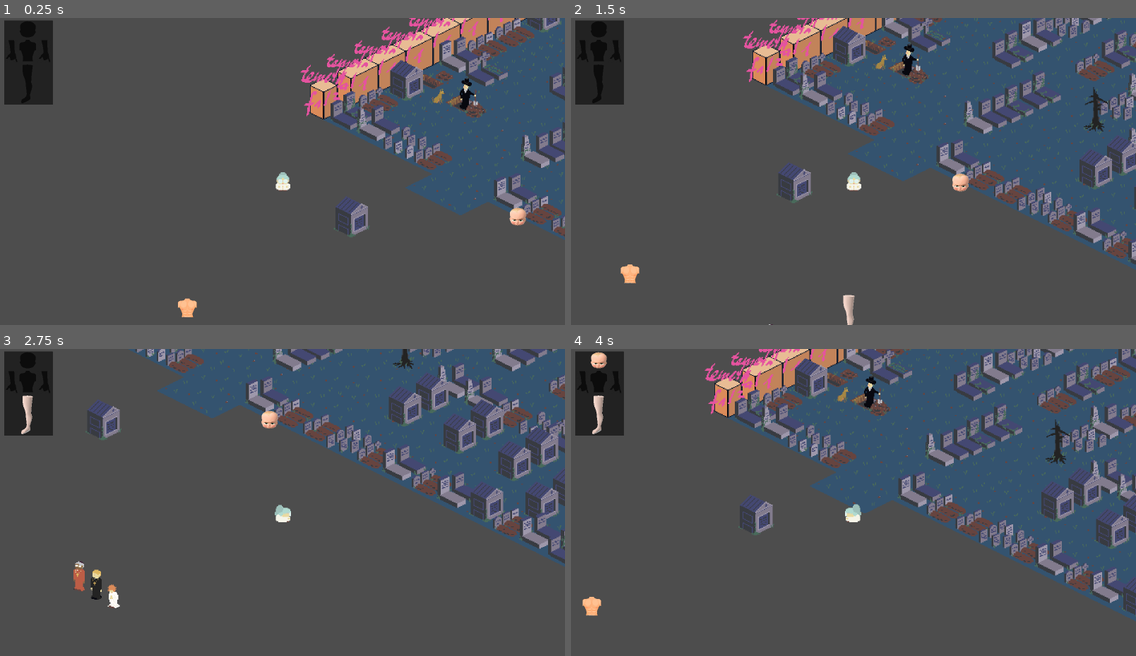
Above: before the commit, frames 1-4 (two rows, left to right).
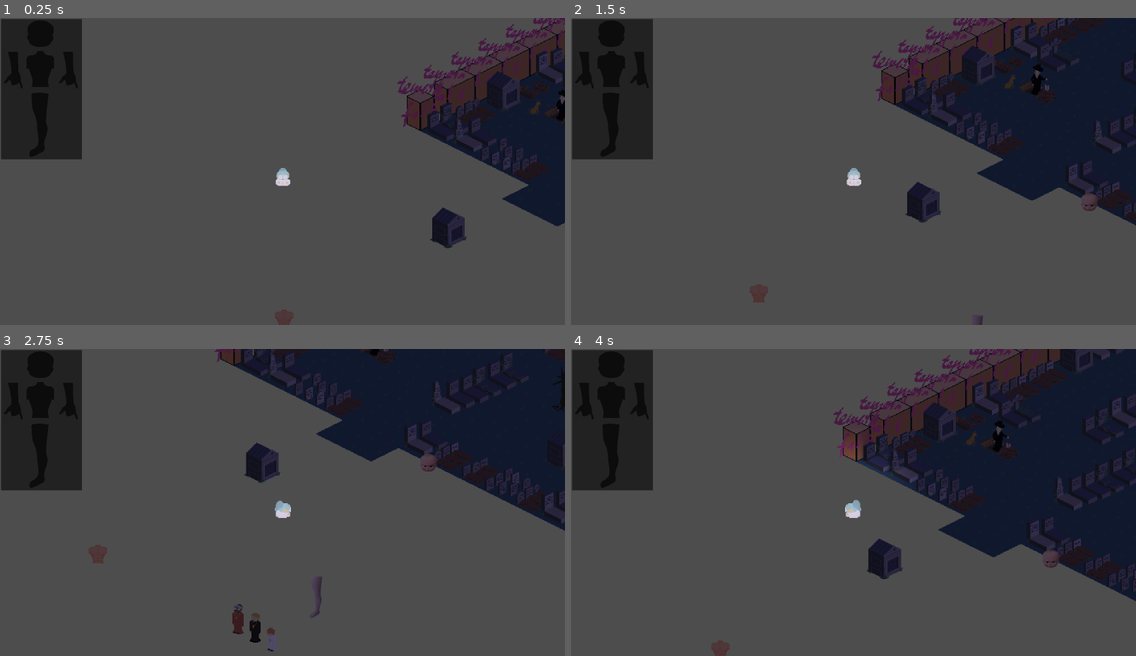
Above: after the commit, the same moments.

Repository: ekaktusz/screamjam2024
Game: Godot game, scene res://Scenes/main.tscn
Same seed, same stepped clock (60 frames per second), same inputs: the game is played once before the commit and once after it.
Inputs:
- Up to frame 1 (0.25 s): no input
- Up to frame 2 (1.5 s): tap Enter at 0.5 s; hold Right (ui_right) 0.53-1.28 s; hold E (interact) 0.53-1.28 s; hold Down (ui_down) from 1.28 s (still down); tap E (interact) at 1.35 s
- Up to frame 3 (2.75 s): release Down (ui_down) at 2.03 s; hold Right (ui_right) from 2.03 s (still down); hold E (interact) from 2.03 s (still down)
- Up to frame 4 (4 s): release Right (ui_right) at 2.78 s; release E (interact) at 2.78 s; hold Up (ui_up) 2.78-3.53 s; tap E (interact) at 2.85 s; hold Left (ui_left) from 3.53 s (still down); hold E (interact) from 3.53 s (still down)

The runs differ from the first frame. In frame 1, 26% of the frame differs, in the area x 0-100%, y 0-100%; in frame 2, 39%; in frame 3, 33%; in frame 4, 45%.

Commit message:
lights better

Diff:
--- a/Scenes/Character/character_body_2d.gd
+++ b/Scenes/Character/character_body_2d.gd
@@ -1,8 +1,8 @@
 extends CharacterBody2D
 
 @onready var sprite_2d: AnimatedSprite2D = $Sprite2D
-@onready var inventory: Control = $Inventory
-const SPEED = 200
+@onready var inventory: Control = $CanvasLayer/Inventory
+const SPEED = 150
 
 const UP_RIGHT: Vector2 = Vector2(0.707107, -0.707107)
 const UP_LEFT:  Vector2 = Vector2(-0.707107, -0.707107)
--- a/Scenes/Character/character_body_2d.tscn
+++ b/Scenes/Character/character_body_2d.tscn
@@ -1,8 +1,7 @@
-[gd_scene load_steps=71 format=3 uid="uid://yspo5jyeg5s0"]
+[gd_scene load_steps=72 format=3 uid="uid://yspo5jyeg5s0"]
 
 [ext_resource type="Script" path="res://Scenes/Character/character_body_2d.gd" id="1_mwy0c"]
 [ext_resource type="PackedScene" uid="uid://bemdgdebmeocr" path="res://Scenes/Inventory/Inventory.tscn" id="2_jtff0"]
-[ext_resource type="Texture2D" uid="uid://m7hhrq6a33bf" path="res://Scenes/Character/lightsource.png" id="3_pr1qh"]
 [ext_resource type="Texture2D" uid="uid://bwkbg2ulhrpbn" path="res://Scenes/Character/assets/main_character_sheet.png" id="4_alshn"]
 
 [sub_resource type="AtlasTexture" id="AtlasTexture_13myu"]
@@ -496,52 +495,67 @@
 "speed": 5.0
 }]
 
-[sub_resource type="CapsuleShape2D" id="CapsuleShape2D_2r3ee"]
+[sub_resource type="Gradient" id="Gradient_8xybn"]
+offsets = PackedFloat32Array(0, 0.653465, 0.742574)
+colors = PackedColorArray(1, 1, 1, 1, 0.0735294, 0.0735294, 0.0735294, 1, 0, 0, 0, 1)
+
+[sub_resource type="GradientTexture2D" id="GradientTexture2D_spata"]
+gradient = SubResource("Gradient_8xybn")
+fill = 1
+fill_from = Vector2(0.5, 0.5)
+
+[sub_resource type="CapsuleShape2D" id="CapsuleShape2D_qs8uo"]
 radius = 5.0
-height = 10.0
+height = 14.0
 
 [node name="CharacterBody2D" type="CharacterBody2D"]
-position = Vector2(1, -3)
+light_mask = 2
 script = ExtResource("1_mwy0c")
 
-[node name="Inventory" parent="." instance=ExtResource("2_jtff0")]
-z_index = 20
+[node name="CanvasLayer" type="CanvasLayer" parent="."]
+
+[node name="Inventory" parent="CanvasLayer" instance=ExtResource("2_jtff0")]
+z_index = 99
 y_sort_enabled = true
-offset_left = -330.0
-offset_top = -182.0
-offset_right = -330.0
-offset_bottom = -182.0
-scale = Vector2(0.1, 0.1)
-
-[node name="PointLight2D" type="PointLight2D" parent="."]
-visible = false
+offset_left = 4.0
+offset_top = 4.0
+offset_right = 4.0
+offset_bottom = 4.0
+scale = Vector2(0.5, 0.5)
+
+[node name="Sprite2D" type="AnimatedSprite2D" parent="."]
+z_index = 99
+sprite_frames = SubResource("SpriteFrames_flx6g")
+animation = &"down"
+
+[node name="PointLight2D2" type="PointLight2D" parent="Sprite2D"]
+self_modulate = Color(1, 1, 1, 0)
 y_sort_enabled = true
-energy = 0.5
+position = Vector2(0.375999, 8)
+scale = Vector2(1.887, 2)
+energy = 0.3
+shadow_enabled = true
+shadow_filter = 1
+shadow_filter_smooth = 7.0
+texture = SubResource("GradientTexture2D_spata")
+texture_scale = 1.5
+
+[node name="PointLight2D" type="PointLight2D" parent="Sprite2D"]
+self_modulate = Color(1, 1, 1, 0)
+y_sort_enabled = true
+position = Vector2(0.375999, 8)
+scale = Vector2(1.918, 2)
+energy = 0.3
 shadow_enabled = true
 shadow_filter = 1
 shadow_filter_smooth = 4.0
-texture = ExtResource("3_pr1qh")
-texture_scale = 3.0
-
-[node name="PointLight2D2" type="PointLight2D" parent="."]
-visible = false
-y_sort_enabled = true
-energy = 0.7
-shadow_filter = 1
-shadow_filter_smooth = 4.0
-texture = ExtResource("3_pr1qh")
-texture_scale = 3.0
-
-[node name="Sprite2D" type="AnimatedSprite2D" parent="."]
-position = Vector2(-5, 0)
-sprite_frames = SubResource("SpriteFrames_flx6g")
-animation = &"down"
+texture = SubResource("GradientTexture2D_spata")
+texture_scale = 1.5
 
 [node name="CollisionShape2D" type="CollisionShape2D" parent="."]
-position = Vector2(-5, 15)
+position = Vector2(-4.76837e-07, 11)
 scale = Vector2(0.999999, 0.999999)
-shape = SubResource("CapsuleShape2D_2r3ee")
+shape = SubResource("CapsuleShape2D_qs8uo")
 
 [node name="Camera2D" type="Camera2D" parent="."]
-position = Vector2(-5, -5)
 zoom = Vector2(3, 3)
--- a/Scenes/main.tscn
+++ b/Scenes/main.tscn
@@ -1,7 +1,6 @@
-[gd_scene load_steps=13 format=3 uid="uid://ct5a81kc8suuw"]
+[gd_scene load_steps=12 format=3 uid="uid://ct5a81kc8suuw"]
 
 [ext_resource type="Script" path="res://Scenes/main.gd" id="1_13k28"]
-[ext_resource type="PackedScene" uid="uid://clflyn1b5u5hp" path="res://Scenes/canvas_modulate.tscn" id="1_cwatj"]
 [ext_resource type="PackedScene" uid="uid://6qvylrim0xte" path="res://Scenes/Tilemap/tile_map_layer_ground_floor.tscn" id="1_rv4jy"]
 [ext_resource type="PackedScene" uid="uid://yspo5jyeg5s0" path="res://Scenes/Character/character_body_2d.tscn" id="2_ssn54"]
 [ext_resource type="PackedScene" uid="uid://byqsaebfr2wqt" path="res://Scenes/Tilemap/tile_map_layer_first_floor.tscn" id="3_e2lyt"]
@@ -18,9 +17,15 @@
 position = Vector2(706, 450)
 script = ExtResource("1_13k28")
 
-[node name="CanvasModulate" parent="." instance=ExtResource("1_cwatj")]
-visible = false
-color = Color(0.0403748, 0.075197, 0.0820313, 1)
+[node name="DirectionalLight2D" type="DirectionalLight2D" parent="."]
+color = Color(0.0791746, 0.0546794, 0.222656, 1)
+energy = 0.75
+blend_mode = 2
+range_z_max = -1
+
+[node name="Player" parent="." groups=["player"] instance=ExtResource("2_ssn54")]
+z_index = 1
+y_sort_enabled = true
 
 [node name="Priest1" parent="." instance=ExtResource("6_pc0e0")]
 position = Vector2(187, 260)
@@ -30,12 +35,6 @@
 
 [node name="MinisterBoy" parent="." instance=ExtResource("8_lwj13")]
 position = Vector2(206, 273)
-
-[node name="Player" parent="." groups=["player"] instance=ExtResource("2_ssn54")]
-z_index = 1
-y_sort_enabled = true
-position = Vector2(118, 18)
-scale = Vector2(1, 1)
 
 [node name="Head" parent="." instance=ExtResource("7_trbra")]
 z_index = 1
@@ -52,6 +51,7 @@
 position = Vector2(4, 173)
 
 [node name="Graveyard" parent="." instance=ExtResource("12_hxdip")]
+y_sort_enabled = true
 
 [node name="TileMapLayerFirstFloor" parent="." instance=ExtResource("3_e2lyt")]
 tile_map_data = PackedByteArray(0, 0, 2, 0, 0, 0, 0, 0, 1, 0, 4, 0, 0, 0)
